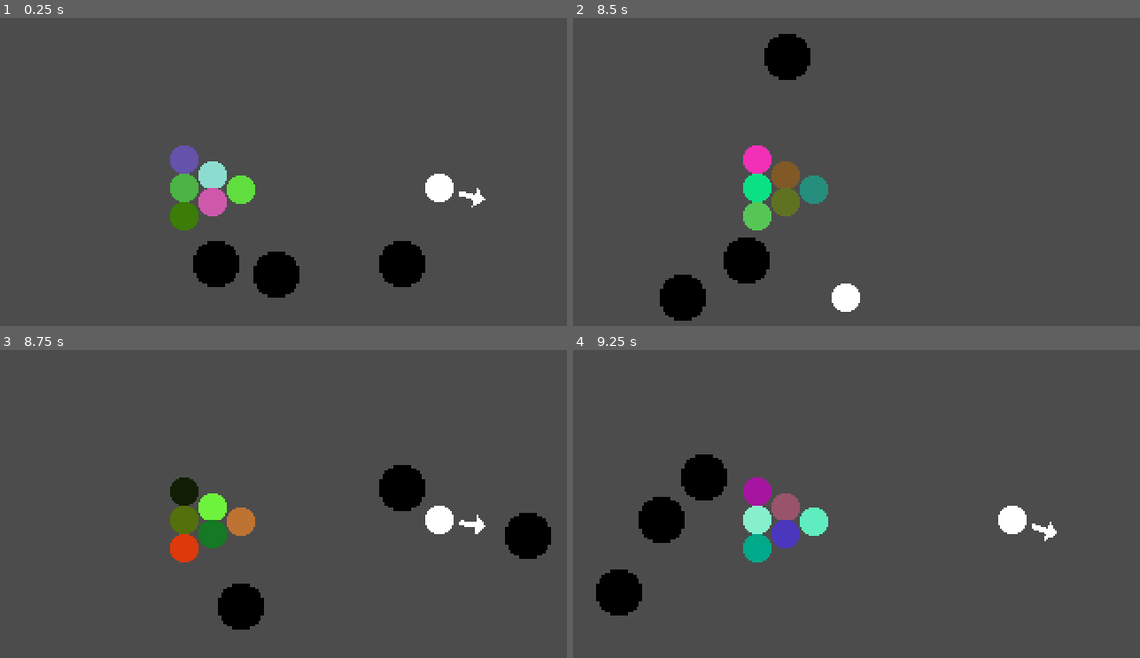
Above: before the commit, frames 1-4 (two rows, left to right).
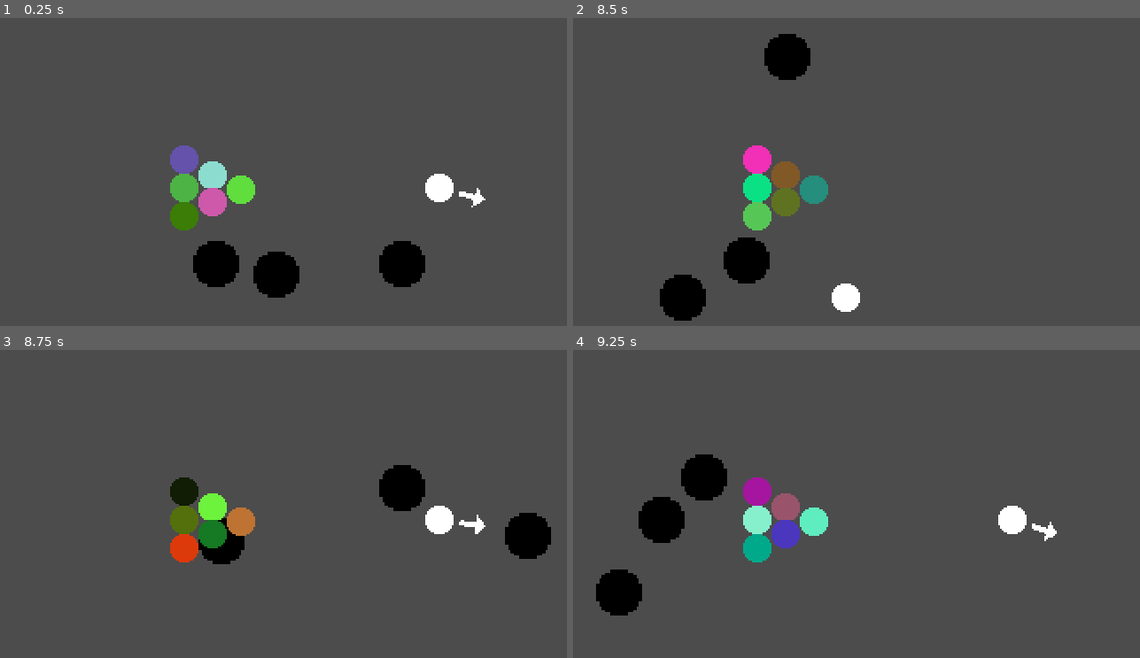
Above: after the commit, the same moments.

Repository: POtOSoftware/Play-With-Balls
Game: Godot game, scene res://Games/MiniBilliards/MiniBilliards.tscn
The game is run twice, just before and just after one commit, with the same random seed, the same clock (stepped at 60 frames per second) and the same inputs.
Inputs:
- Up to frame 1 (0.25 s): no input
- Up to frame 2 (8.5 s): tap Space (action_button) at 0.6, 1.35, 2.1, 2.85, 3.6, 4.35, 5.1, 5.75, 5.85, 6.6, 7.35, 8.1 s; tap Enter at 5 s
- Up to frame 3 (8.75 s): no input
- Up to frame 4 (9.25 s): tap Space (action_button) at 8.85 s

Frames 1-2 are identical in both runs. In frame 3, 1.5% of the frame differs, in the area x 35-47%, y 54-91%; in frame 4, nothing differs.

Commit message:
trying to test hole position before placing the hole
doesnt even work but im pushing it in case i decide to work on it on another one of my silly little puters :3

Diff:
--- a/Assets/Hole/Hole.gd
+++ b/Assets/Hole/Hole.gd
@@ -18,6 +18,6 @@
 	else:
 		print("%s is not a ball at all" % body.name)
 
-func spawn() -> void:
-	position.x = GameManager.rng.randi_range(MIN_COORDINATE.x, MAX_COORDINATE.x)
-	position.y = GameManager.rng.randi_range(MIN_COORDINATE.y, MAX_COORDINATE.y)
+func spawn(spawn_position: Vector2) -> void:
+	position.x = spawn_position.x
+	position.y = spawn_position.y
--- a/Games/MiniBilliards/HoleExclusionZone.gd
+++ b/Games/MiniBilliards/HoleExclusionZone.gd
@@ -1,7 +1,7 @@
 extends Area2D
 
-func _on_HoleExclusionZone_area_entered(area):
-	if area.is_in_group("Hole"):
-		print("GET OUTTA HERE!")
-		# basically just give it new random coordinates, and if it shows up again, respawn it again!
-		area.spawn()
+#func _on_HoleExclusionZone_area_entered(area):
+#	if area.is_in_group("Hole"):
+#		print("GET OUTTA HERE!")
+#		# basically just give it new random coordinates, and if it shows up again, respawn it again!
+#		area.spawn()
--- a/Games/MiniBilliards/MiniBilliards.gd
+++ b/Games/MiniBilliards/MiniBilliards.gd
@@ -2,18 +2,60 @@
 
 onready var cue_ball: Node = $CueBall
 onready var holes_parent: Node = $Holes
+onready var hole_exclusion_zone: Node = $HoleExclusionZone
+onready var test_hole: Node = $Holes/TestPosition
 
 var hole_scene: PackedScene = preload("res://Assets/Hole/Hole.tscn")
 var ball_arrangement_scene: PackedScene = preload("res://Assets/BallArrangement/BallArrangement.tscn")
+
+var test_in_exclusion_zone: bool = true
+var test_hole_passed: bool = false
+
+const MIN_COORDINATE: Vector2 = Vector2(16, 16)
+const MAX_COORDINATE: Vector2 = Vector2(304, 168)
 
 func _ready() -> void:
 	_place_holes(3)
 	#cue_ball.apply_impulse(Vector2(0,0), Vector2(-500, 0))
 
-func _place_holes(num_of_holes: int = 1):
+func _place_holes(num_of_holes: int):
 	for current_hole in num_of_holes:
 		var hole_instance = hole_scene.instance()
 
-		hole_instance.spawn()
+		# i use an invisible area2d node because sometimes the ball still gets eaten
+		# if the hole spawns inside the exclusion zone before moving. so just place
+		# a totally neutral object somewhere, and if it's not in the exclusion zone
+		# spawn a hole there. if it is in the zone, generate new coords and run the
+		# check again
+
+		var spawn_position = _generate_random_spawn_position()
+
+		var space_state = get_world_2d().direct_space_state
+		var in_exclusion_zone = space_state.intersect_point(spawn_position, 32 , [] , 0x7FFFFFFF, true, true)
+
+		print(in_exclusion_zone)
+
+		if in_exclusion_zone:
+			while in_exclusion_zone:
+				in_exclusion_zone = space_state.intersect_point(_generate_random_spawn_position())
+
+		hole_instance.spawn(spawn_position)
 
 		holes_parent.add_child(hole_instance)
+
+func _generate_random_spawn_position() -> Vector2:
+	var rand_pos_x: float = GameManager.rng.randi_range(MIN_COORDINATE.x, MAX_COORDINATE.x)
+	var rand_pos_y: float = GameManager.rng.randi_range(MIN_COORDINATE.y, MAX_COORDINATE.y)
+
+	return Vector2(rand_pos_x, rand_pos_y)
+
+func _test_hole_spawn_position(test_position: Vector2) -> Vector2:
+	yield(get_tree(), "physics_frame")
+	test_hole.position = test_position
+	yield(get_tree(), "physics_frame")
+
+	if test_hole.overlaps_area(hole_exclusion_zone):
+		print("Spawn position X: %f | Y: %f was inside exclusion zone! Regenerating coordinates..." % [test_position.x, test_position.y])
+		_test_hole_spawn_position(_generate_random_spawn_position())
+
+	return test_position
--- a/Games/MiniBilliards/MiniBilliards.tscn
+++ b/Games/MiniBilliards/MiniBilliards.tscn
@@ -1,12 +1,19 @@
-[gd_scene load_steps=10 format=2]
+[gd_scene load_steps=13 format=2]
 
 [ext_resource path="res://Assets/BallArrangement/BallArrangement.tscn" type="PackedScene" id=1]
 [ext_resource path="res://Games/MiniBilliards/MiniBilliards.gd" type="Script" id=2]
 [ext_resource path="res://Assets/CueBall/CueBall.tscn" type="PackedScene" id=3]
 [ext_resource path="res://Games/MiniBilliards/HoleExclusionZone.gd" type="Script" id=4]
+[ext_resource path="res://Games/MiniBilliards/TestPosition.gd" type="Script" id=5]
+
+[sub_resource type="RectangleShape2D" id=7]
+extents = Vector2( 35, 35 )
 
 [sub_resource type="CircleShape2D" id=5]
-radius = 14.0
+radius = 16.0
+
+[sub_resource type="CircleShape2D" id=6]
+radius = 9.0
 
 [sub_resource type="PhysicsMaterial" id=4]
 rough = true
@@ -24,18 +31,25 @@
 [node name="MiniBilliards" type="Node2D"]
 script = ExtResource( 2 )
 
-[node name="HoleExclusionZone" type="Area2D" parent="."]
+[node name="HoleExclusionZone" type="Area2D" parent="." groups=["Hole_Exclusion"]]
 script = ExtResource( 4 )
 
-[node name="CollisionPolygon2D" type="CollisionPolygon2D" parent="HoleExclusionZone"]
-position = Vector2( 88, 64 )
-polygon = PoolVector2Array( 0, 64, 0, 0, 64, 16, 64, 48 )
+[node name="CollisionShape2D2" type="CollisionShape2D" parent="HoleExclusionZone"]
+position = Vector2( 120, 96 )
+shape = SubResource( 7 )
 
 [node name="CollisionShape2D" type="CollisionShape2D" parent="HoleExclusionZone"]
 position = Vector2( 248, 96 )
 shape = SubResource( 5 )
 
 [node name="Holes" type="Node2D" parent="."]
+
+[node name="TestPosition" type="Area2D" parent="Holes"]
+position = Vector2( 86, 97 )
+script = ExtResource( 5 )
+
+[node name="CollisionShape2D" type="CollisionShape2D" parent="Holes/TestPosition"]
+shape = SubResource( 6 )
 
 [node name="BallArrangement" parent="." instance=ExtResource( 1 )]
 
@@ -60,5 +74,3 @@
 
 [node name="CueBall" parent="." instance=ExtResource( 3 )]
 position = Vector2( 248, 96 )
-
-[connection signal="area_entered" from="HoleExclusionZone" to="HoleExclusionZone" method="_on_HoleExclusionZone_area_entered"]
--- /dev/null
+++ b/Games/MiniBilliards/TestPosition.gd
@@ -0,0 +1,13 @@
+extends Area2D
+
+signal position_okay
+
+func test_position(new_position: Vector2) -> bool:
+	position = new_position
+
+	yield(get_tree(), "physics_frame")
+
+	if get_overlapping_areas() != null:
+		return false
+	else:
+		return true
--- a/project.godot
+++ b/project.godot
@@ -10,7 +10,7 @@
 
 [application]
 
-config/name="Play With Balls!"
+config/name="Mini Billiards"
 run/main_scene="res://Games/MiniBilliards/MiniBilliards.tscn"
 config/icon="res://icon.png"
 
Not shown, added: Play With Balls!.vpk
